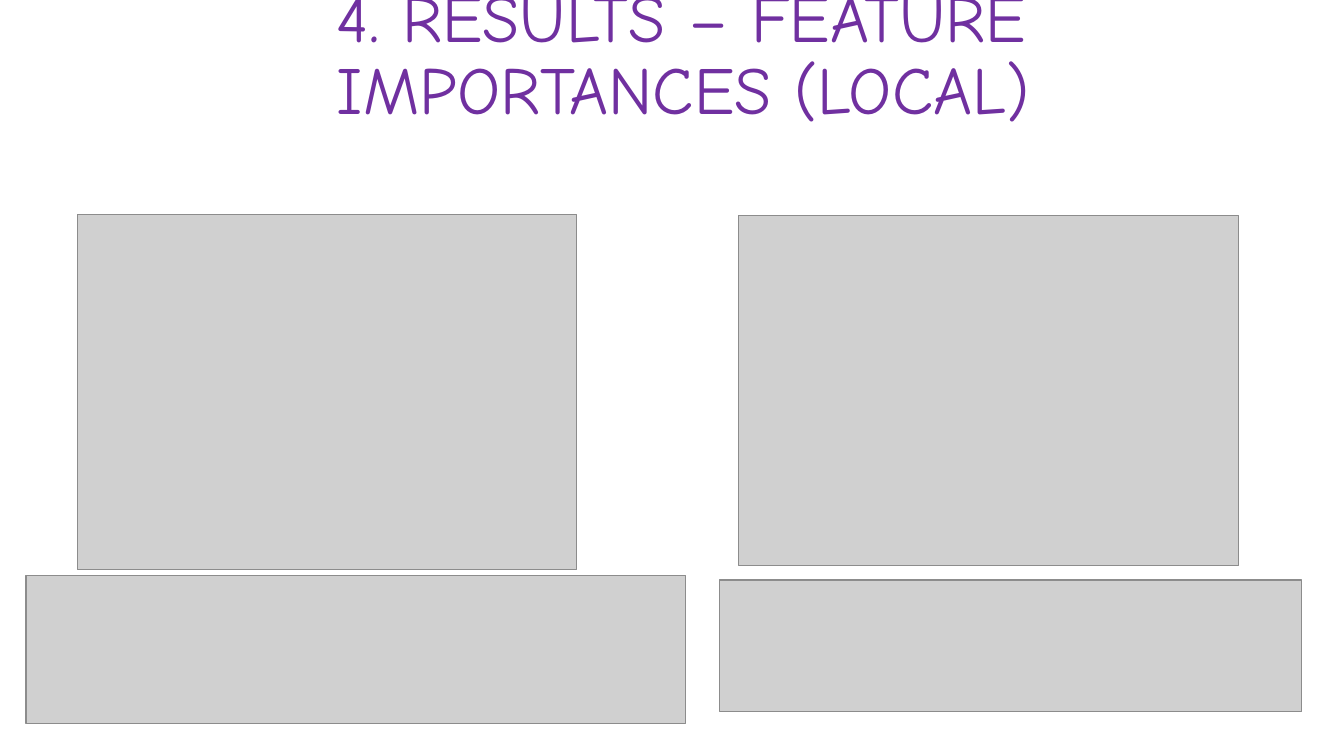
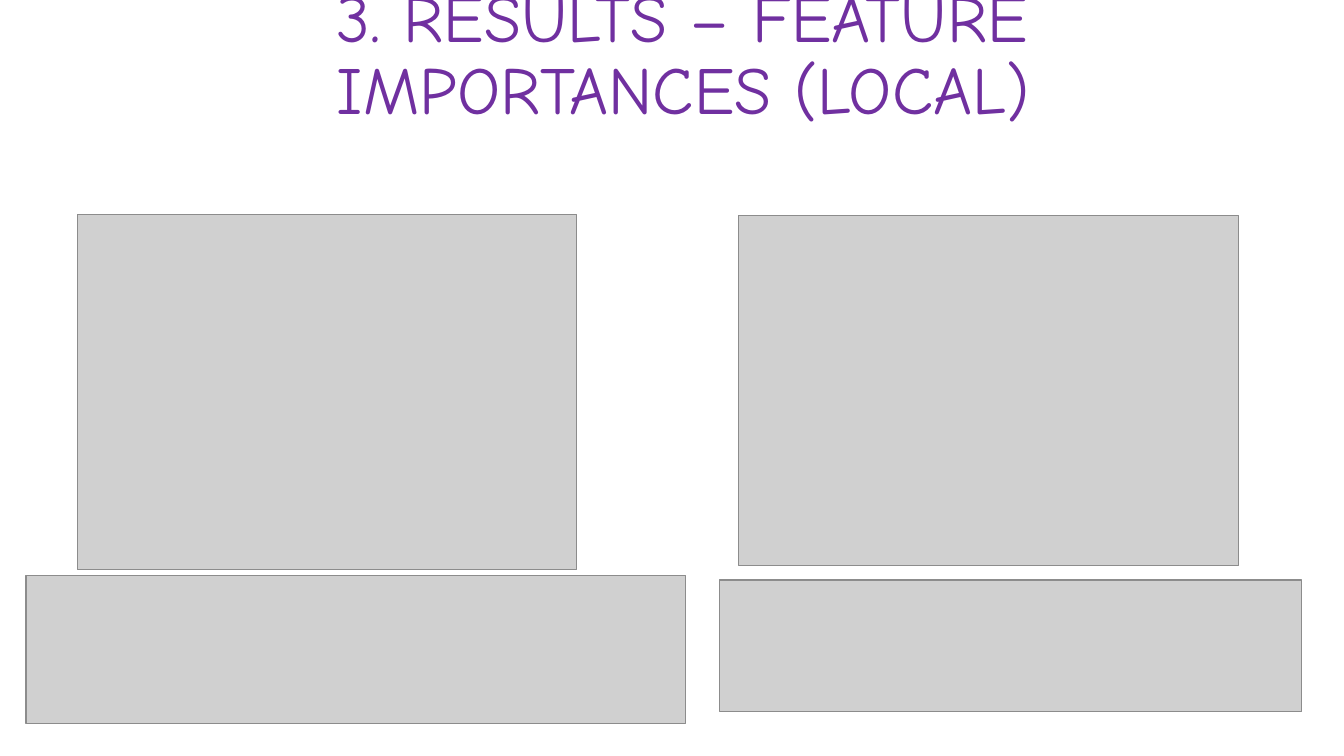
Before and after one commit to annieptba/data1030_project, a slide deck: slide 13 of reports/Final_Presentation_AnniePhan.pptx (slide 16 before the commit). Drawn at 1344x756 pixels with LibreOffice and Linux fonts; fonts in the diff are those of the drawing; grey boxes stand for pictures. Boxes give left, top, right and bottom in pixels: in the first picture for what was removed or moved away, otherwise in the second. Text is boxed around its words. In the diff, an @@ line names an element or a change of style, - is before the commit and + after.

```diff
--- a/reports/Final_Presentation_AnniePhan.pptx
+++ b/reports/Final_Presentation_AnniePhan.pptx
@@ text at bbox=[337, 0, 1029, 122]: text changed @@
-4. RESULTS – FEATURE IMPORTANCES (LOCAL)
+3. RESULTS – FEATURE IMPORTANCES (LOCAL)
```
Also in this commit, not shown: 12 other slides changed, 3 slides removed, 3 other files.
